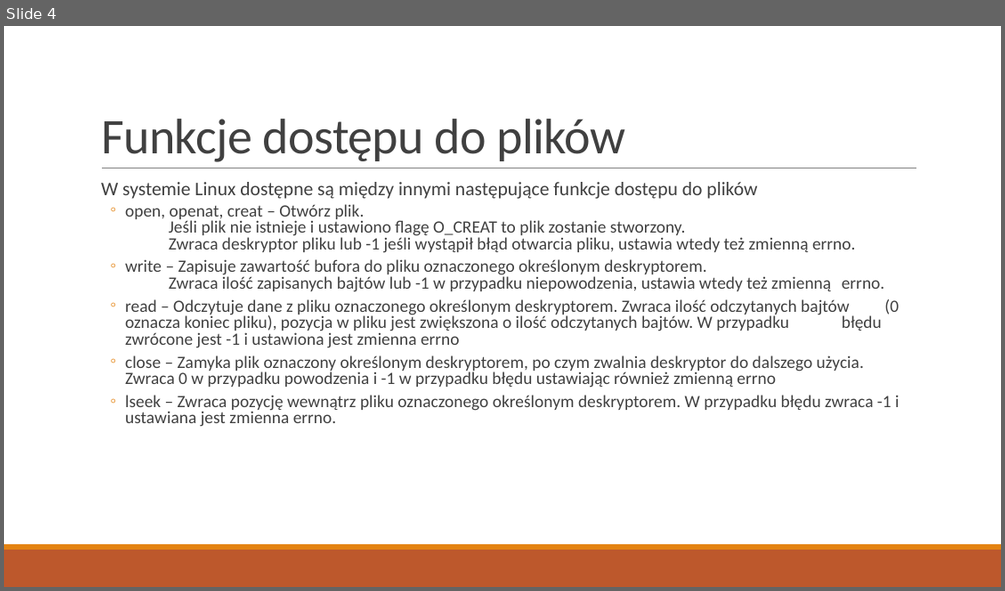
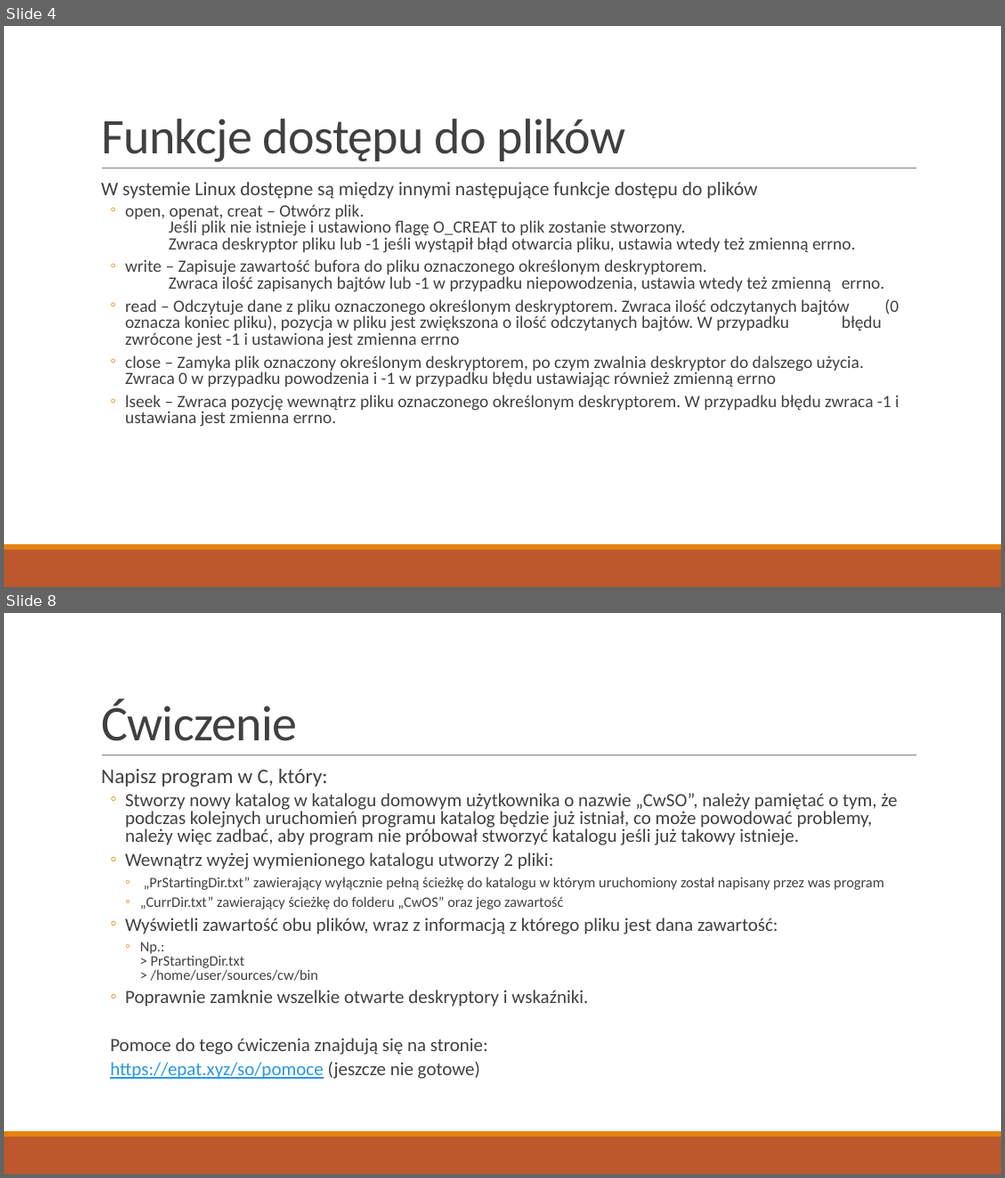
Before and after one commit to Epacik/ZaliczenieSystemowOperacyjnych, a slide deck: Projekt - Damian Kuśmierz.pptx. Shown one above the other, each under a label of ours: slide 4 before the commit, slides 4 and 8 after it; the slides between them are not shown. The pictures are 1005x591 and 1005x1178 pixels, drawn with LibreOffice and Linux fonts; fonts in the diff are those of the drawing. Boxes give left, top, right and bottom in pixels: in the first picture for what was removed or moved away, otherwise in the second. Text is boxed around its words. In the diff, an @@ line names an element or a change of style, - is before the commit and + after.

```diff
--- a/Projekt - Damian Kuśmierz.pptx
+++ b/Projekt - Damian Kuśmierz.pptx
@@ slide 8 added at bbox=[4, 613, 1001, 1174], background #FFFFFF; not listed: 3 template elements that a slide beside it also shows @@
@@ title added at bbox=[101, 699, 297, 741], 48 pt, text #404040 @@
+Ćwiczenie
@@ text added at bbox=[101, 769, 897, 1078], 18 pt, text #404040 @@
+  Napisz program w C, który:
+  ◦ Stworzy nowy katalog w katalogu domowym użytkownika o nazwie „CwSO”, należy pamiętać o tym, że podczas kolejnych uruchomień programu katalog będzie już istniał, co może powodować problemy, należy więc zadbać, aby program nie próbował stworzyć katalogu jeśli już takowy istnieje.
+  ◦ Wewnątrz wyżej wymienionego katalogu utworzy 2 pliki:
+    ◦ „PrStartingDir.txt” zawierający wyłącznie pełną ścieżkę do katalogu w którym uruchomiony został napisany przez was program
+    ◦ „CurrDir.txt” zawierający ścieżkę do folderu „CwOS” oraz jego zawartość
+  ◦ Wyświetli zawartość obu plików, wraz z informacją z którego pliku jest dana zawartość:
+    ◦ Np.:
+      > PrStartingDir.txt
+      > /home/user/sources/cw/bin
+  ◦ Poprawnie zamknie wszelkie otwarte deskryptory i wskaźniki.
+  Pomoce do tego ćwiczenia znajdują się na stronie:
+  https://epat.xyz/so/pomoce (jeszcze nie gotowe)
```
Also in this commit, not shown: 2 slides changed, 4 other slides added, 1 slide removed, 1 other file.
